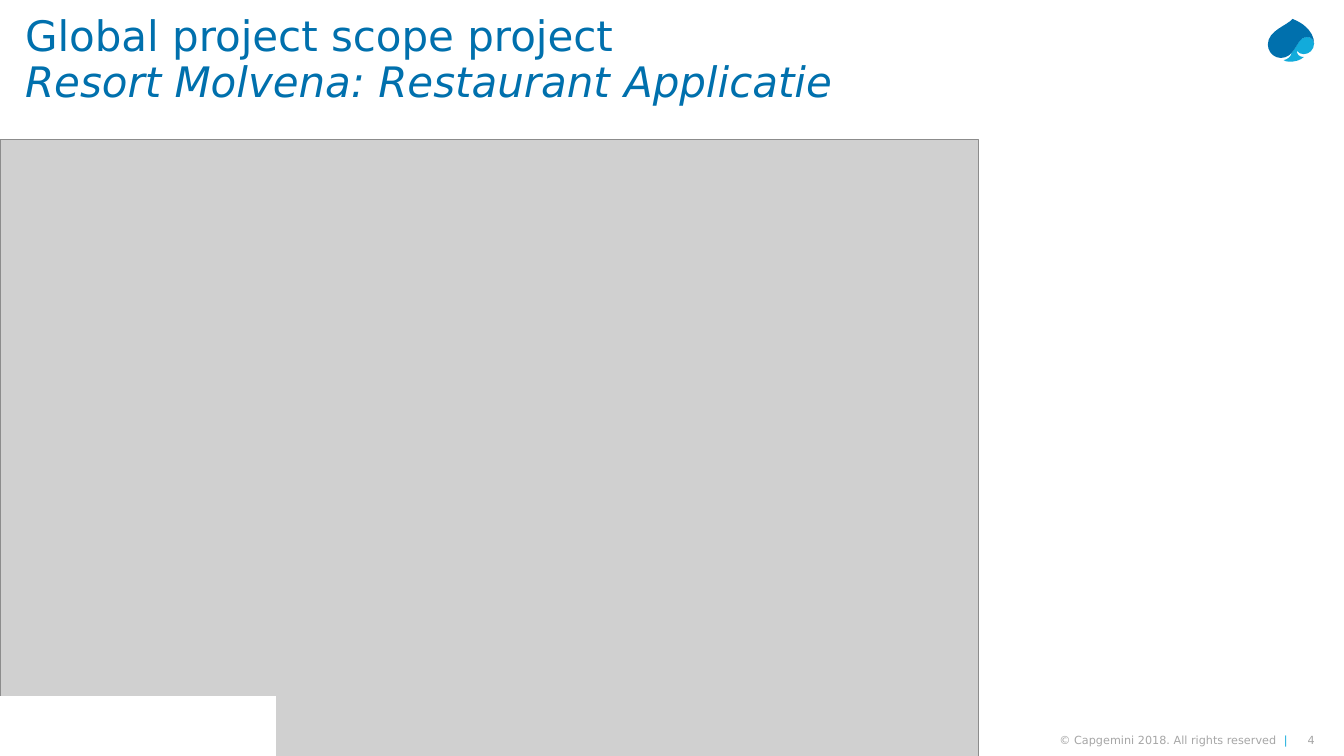
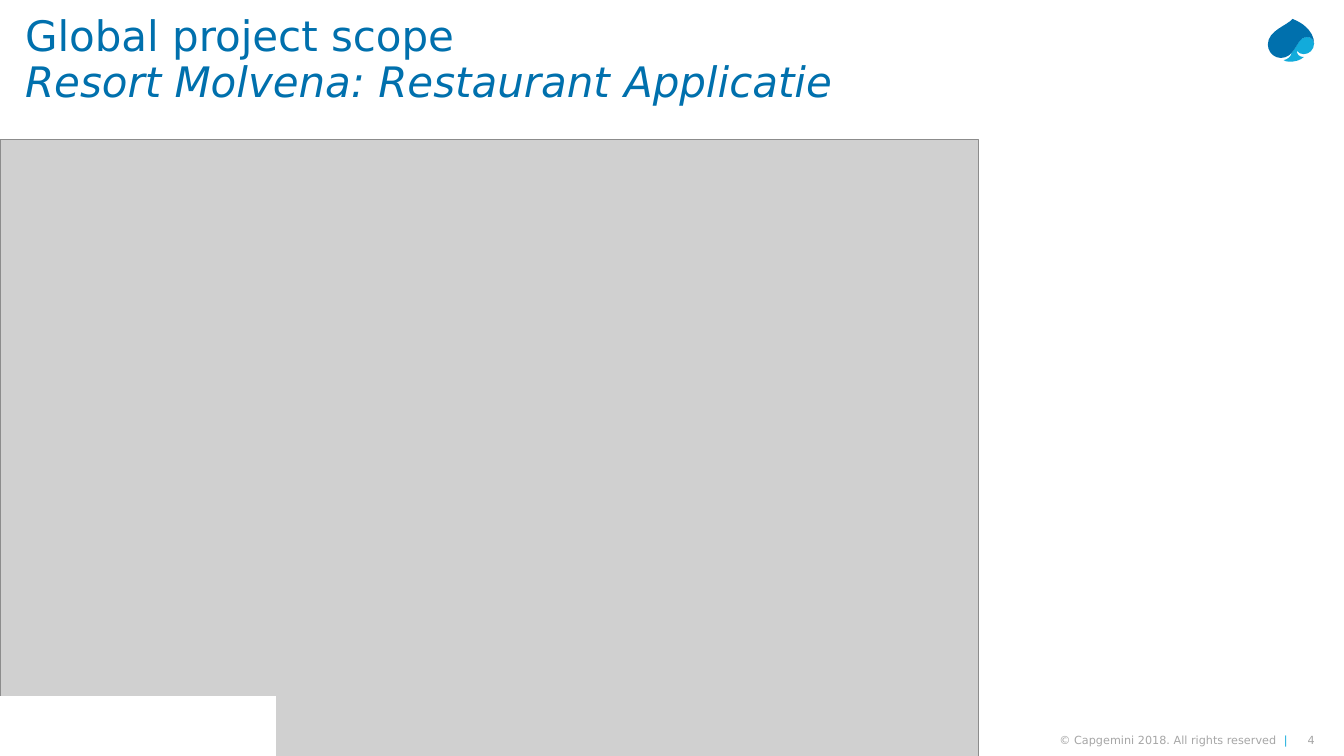
Before and after one commit to jasperfennet/CAPSETRACK-Restaurant, a slide deck: slide 4 of Communication/Demo Slides/Demo 14-09-2018 Capricornus.pptx. Drawn at 1344x756 pixels with LibreOffice and Linux fonts; fonts in the diff are those of the drawing; grey boxes stand for pictures. Boxes give left, top, right and bottom in pixels: in the first picture for what was removed or moved away, otherwise in the second. Text is boxed around its words. In the diff, an @@ line names an element or a change of style, - is before the commit and + after.

```diff
--- a/Communication/Demo Slides/Demo 14-09-2018 Capricornus.pptx
+++ b/Communication/Demo Slides/Demo 14-09-2018 Capricornus.pptx
@@ title at <box>25,19,832,106</box>: text changed @@
-Global project scope project
-Resort Molvena: Restaurant Applicatie
+Global project scope
+Resort Molvena: Restaurant Applicatie
```
Also in this commit, not shown: 1 other slide changed.
